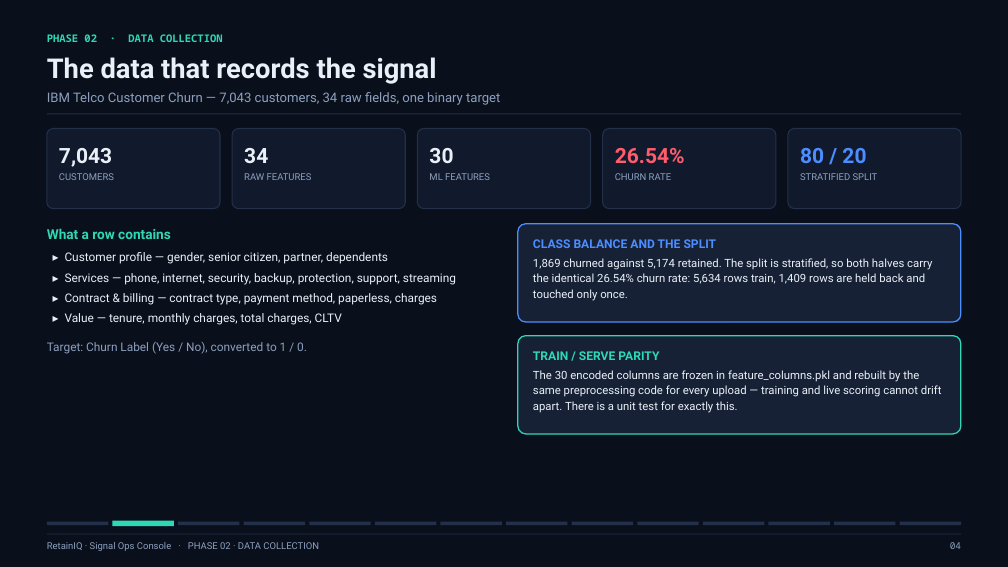
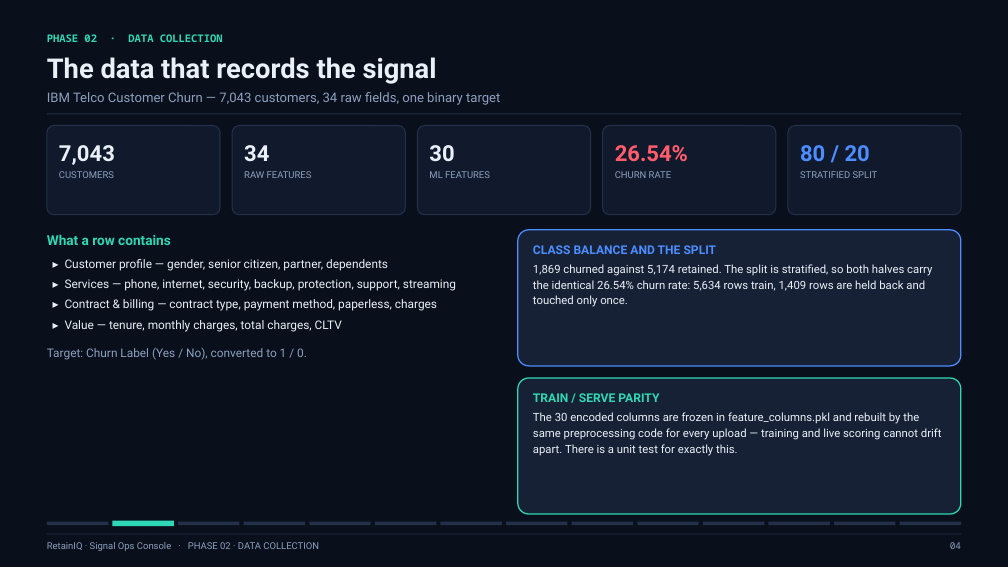
Before and after one commit to Logesh0247/RetainIQ_Signal_Ops_Console, a slide deck: slide 4 of presentation/RetainIQ_Project_Review.pptx. Drawn at 1008x567 pixels with LibreOffice and Linux fonts; fonts in the diff are those of the drawing. Boxes give left, top, right and bottom in pixels: in the first picture for what was removed or moved away, otherwise in the second. Text is boxed around its words. In the diff, an @@ line names an element or a change of style, - is before the commit and + after.

Commit message:
Rebuild the review deck around a vertical fill engine
The previous deck was designed without a renderer, and 16 of its 24 slides left
0.9-1.8in of empty space above the footer. Every body layout now fills an
explicit content band (1.66in-6.80in), and every figure is placed by its own
aspect ratio, so charts land at 100% of their box on every slide.

- build_deck.py: stack()/img_h()/img_w() layout engine; all 20 content slides
  and 5 appendix slides rewritten onto it; tech-stack columns, feature list and
  panel copy re-scaled to fill instead of trailing off.
- build_assets.py: _trim() crops the decorative background margin off every
  chart; chart_cycle redrawn wider; the churn-split caption moved onto the
  slide; cross-validation labels de-collided.
- New appendix A5: how the system fits together (architecture map).
- Verified: audit_deck.py clean (no out-of-bounds, no collisions),
  audit_layout.py reports 0.26in of breathing room above the rail on all 25
  slides, both QR codes in the deck decode back to their URLs.
- presentation/preview/ (QA renders) is gitignored.

```diff
--- a/presentation/RetainIQ_Project_Review.pptx
+++ b/presentation/RetainIQ_Project_Review.pptx
@@ rounded rectangle resized from (x1=47, y1=129, x2=220, y2=209) to (x1=47, y1=126, x2=220, y2=215) @@
@@ text at (x1=59, y1=145, x2=115, y2=165): size 20 to 21 pt in "7,043" @@
@@ rounded rectangle resized from (x1=232, y1=129, x2=405, y2=209) to (x1=232, y1=126, x2=405, y2=215) @@
@@ text at (x1=244, y1=145, x2=269, y2=161): size 20 to 21 pt in "34" @@
@@ rounded rectangle resized from (x1=417, y1=129, x2=591, y2=209) to (x1=417, y1=126, x2=591, y2=215) @@
@@ text at (x1=429, y1=145, x2=454, y2=162): size 20 to 21 pt in "30" @@
@@ rounded rectangle resized from (x1=603, y1=129, x2=776, y2=209) to (x1=603, y1=126, x2=776, y2=215) @@
@@ text at (x1=615, y1=145, x2=688, y2=162): size 20 to 21 pt in "26.54%" @@
@@ rounded rectangle resized from (x1=788, y1=129, x2=961, y2=209) to (x1=788, y1=126, x2=961, y2=215) @@
@@ text at (x1=800, y1=145, x2=870, y2=162): size 20 to 21 pt in "80 / 20" @@
@@ text "What a row contains" moved from (x1=47, y1=228, x2=456, y2=354) to (x1=47, y1=234, x2=456, y2=360) @@
@@ rounded rectangle resized from (x1=518, y1=224, x2=961, y2=322) to (x1=518, y1=230, x2=961, y2=366) @@
@@ text "CLASS BALANCE AND THE SPLIT" moved from (x1=533, y1=239, x2=932, y2=301) to (x1=533, y1=245, x2=932, y2=307) @@
@@ rounded rectangle resized from (x1=518, y1=336, x2=961, y2=434) to (x1=518, y1=378, x2=961, y2=514) @@
@@ text "TRAIN / SERVE PARITY" moved from (x1=533, y1=351, x2=942, y2=413) to (x1=533, y1=393, x2=942, y2=456) @@
```
Also in this commit, not shown: 23 other slides changed, 1 slide added, 21 other files.
